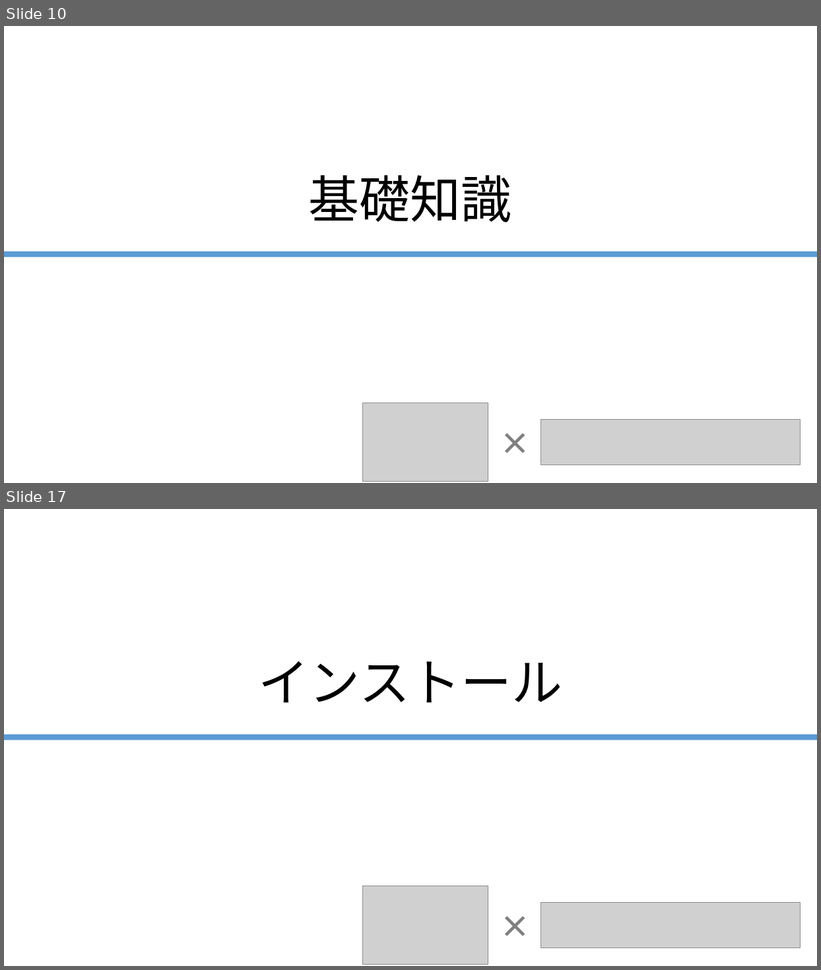
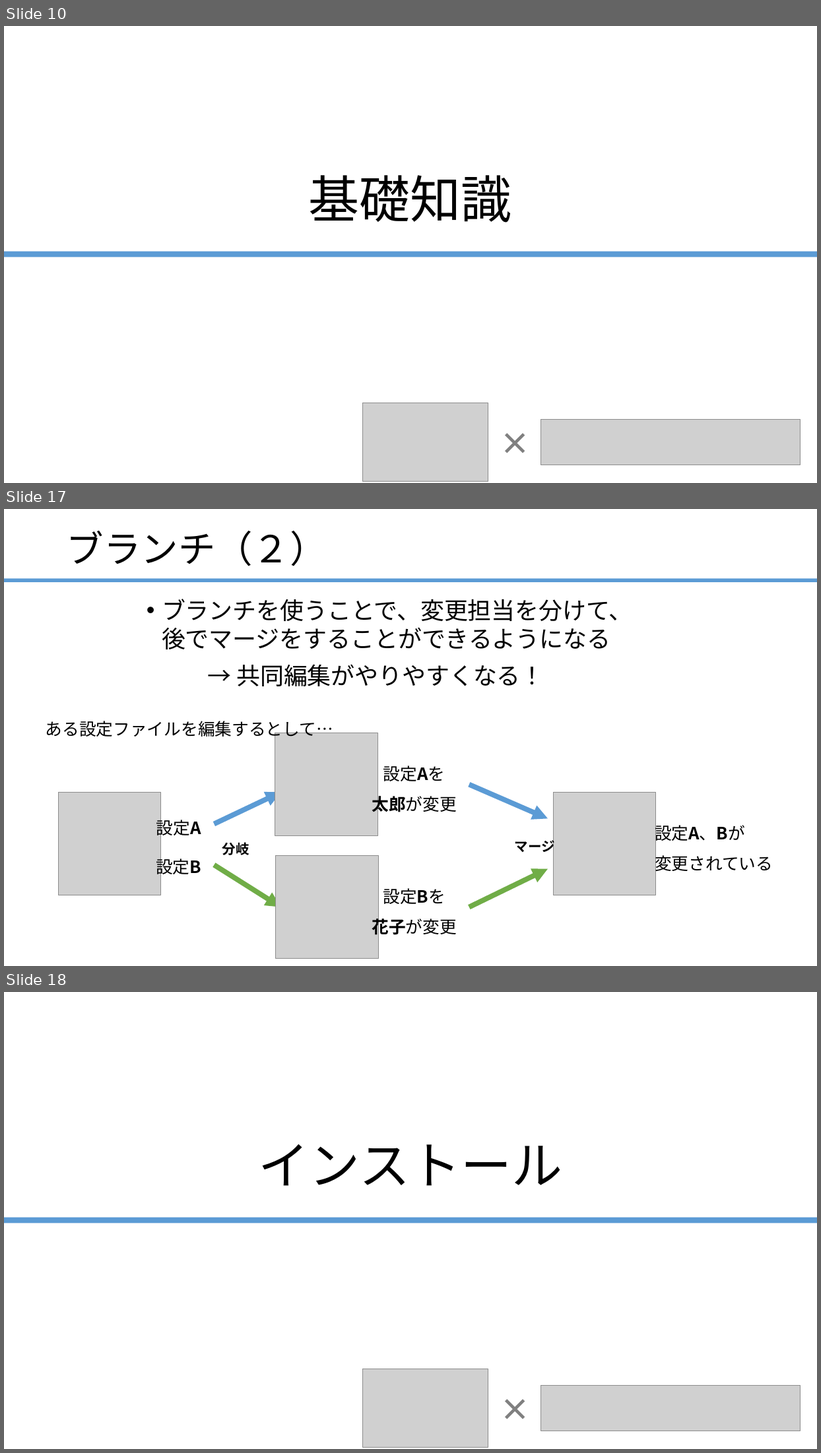
Before and after one commit to ainsAins/git4beginners, a slide deck: ハンズオン_Git入門.pptx. Shown one above the other, each under a label of ours: slides 10 and 17 before the commit, slides 10, 17 and 18 after it; the slides between them are not shown. The pictures are 821x970 and 821x1453 pixels, drawn with LibreOffice and Linux fonts; fonts in the diff are those of the drawing; grey boxes stand for pictures. Boxes give left, top, right and bottom in pixels: in the first picture for what was removed or moved away, otherwise in the second. Text is boxed around its words. In the diff, an @@ line names an element or a change of style, - is before the commit and + after.

Commit message:
ファイルの内容を変更

```diff
--- a/ハンズオン_Git入門.pptx
+++ b/ハンズオン_Git入門.pptx
@@ slide 17 added at box(4, 509, 817, 966), background #FFFFFF @@
@@ title added at box(67, 530, 327, 566), 44 pt, text #000000 @@
+ブランチ（２）
@@ rectangle added at box(4, 578, 817, 582), fill #5B9BD5 @@
@@ text added at box(162, 599, 632, 687), 28 pt, text #000000 @@
+• ブランチを使うことで、変更担当を分けて、
+  後でマージをすることができるようになる
+→ 共同編集がやりやすくなる！
@@ group added at box(46, 721, 773, 958): 6 texts, 4 pictures, 4 arrows @@
+設定A
+設定B
+設定Aを
+太郎が変更
+設定Bを
+花子が変更
+設定A、Bが
+変更されている
+ある設定ファイルを編集するとして…
@@ text added at box(222, 842, 250, 855), 16 pt, text #000000, bold @@
+分岐
@@ text added at box(515, 838, 555, 855), 16 pt, text #000000, bold @@
+マージ
@@ what was slide 17 is now slide 18 @@
```
Also in this commit, not shown: 13 slides changed, 2 other slides added, 3 slides removed, 1 other file.
